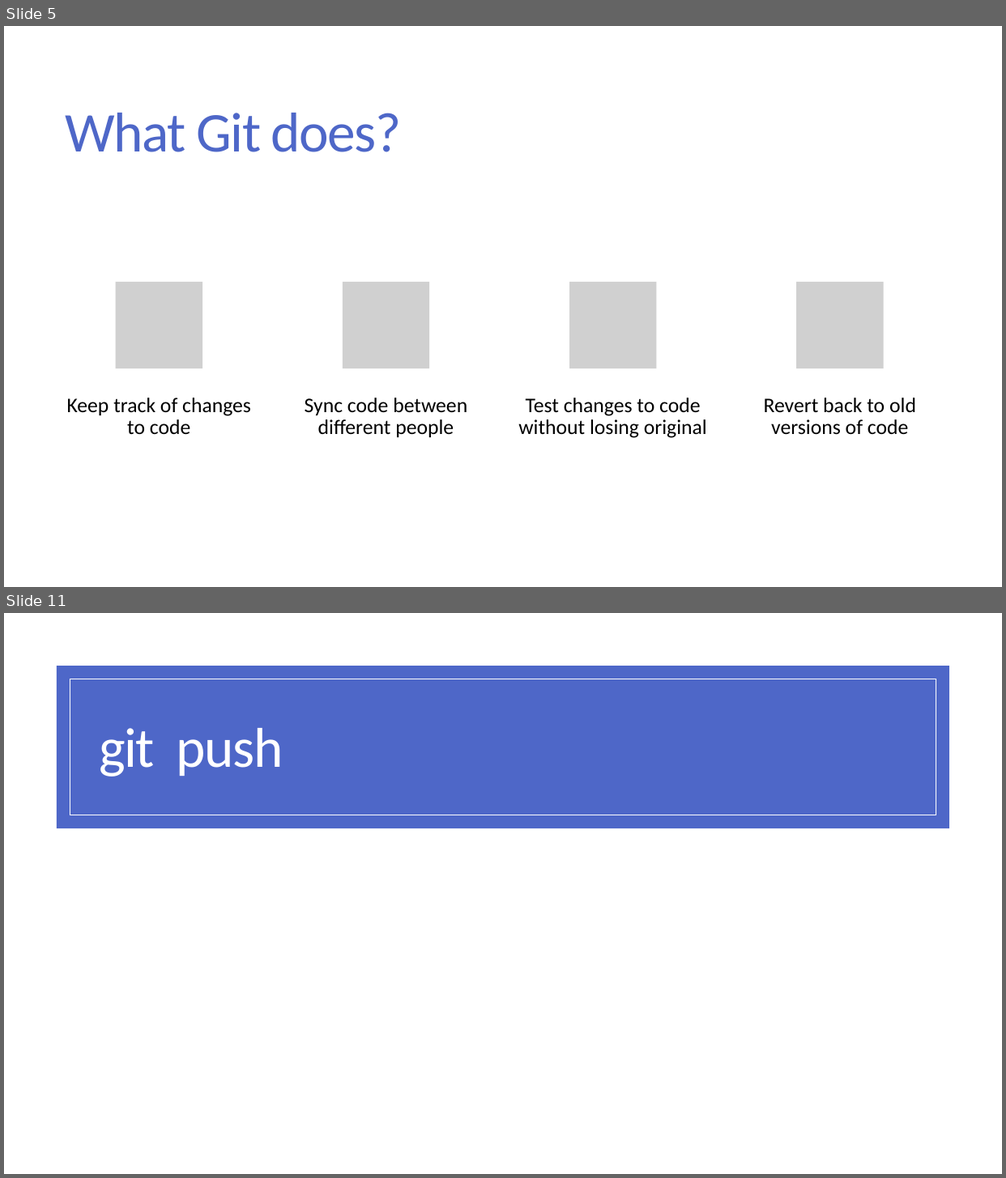
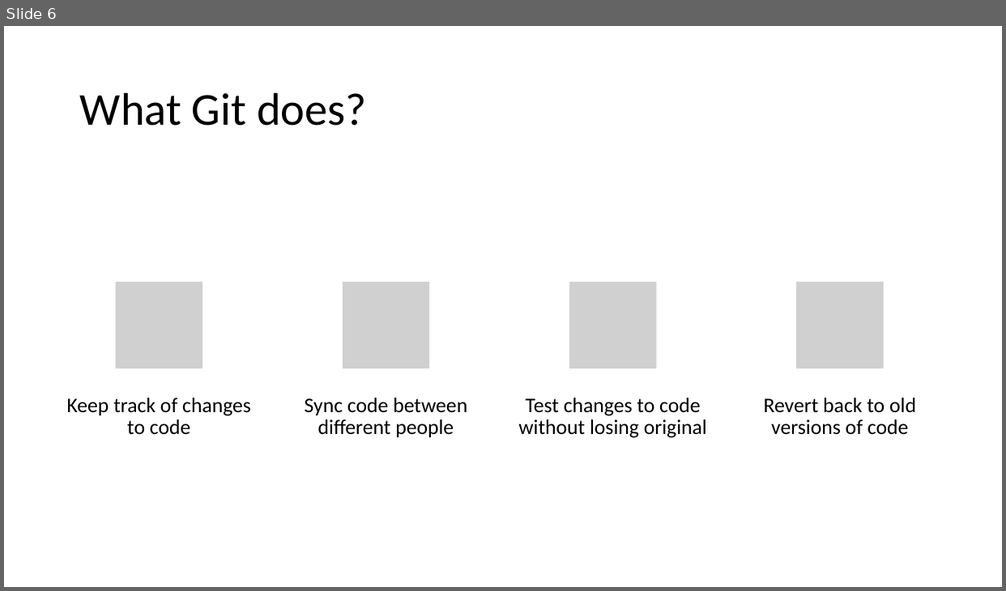
Before and after one commit to diwashrestha/program-and-talks, a slide deck: Working with git and GitHub/Working with Git and GitHub.pptx. Shown one above the other, each under a label of ours: slides 5 and 11 before the commit, slide 6 after it; the slides between them are not shown. The pictures are 1006x1178 and 1006x591 pixels, drawn with LibreOffice and Linux fonts; fonts in the diff are those of the drawing; grey boxes stand for pictures. Boxes give left, top, right and bottom in pixels: in the first picture for what was removed or moved away, otherwise in the second. Text is boxed around its words. In the diff, an @@ line names an element or a change of style, - is before the commit and + after.

```diff
--- a/Working with git and GitHub/Working with Git and GitHub.pptx
+++ b/Working with git and GitHub/Working with Git and GitHub.pptx
@@ slide 11 removed at [4,613,1002,1174], background #FFFFFF @@
@@ rectangle removed at [57,666,949,828] @@
@@ rectangle removed at [70,679,936,815] @@
@@ title removed at [100,728,283,777] @@
-git push
@@ what was slide 5 is now slide 6 @@
@@ slide 6 changed as well @@
@@ title "What Git does?": place and size @@
-title "What Git does?" at [66,113,402,152]
+title "What Git does?" at [80,92,367,126]
@@ title "What Git does?" at [80,92,367,126]: size 54 to 44 pt, text colour #4E67C8 to #000000, letter spacing -1.2 to 0 pt; line spacing 0.85 to 0.9 @@
```
Also in this commit, not shown: 12 other slides changed, 6 slides added, 2 other slides removed.
